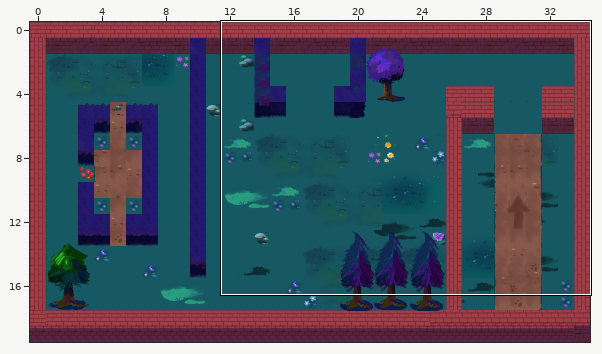
Level history. Tiled map: assets/maps/hard4.tmx. The first picture is a wide view before the edit; the outline marks the close-up.
Close-up. As it was:
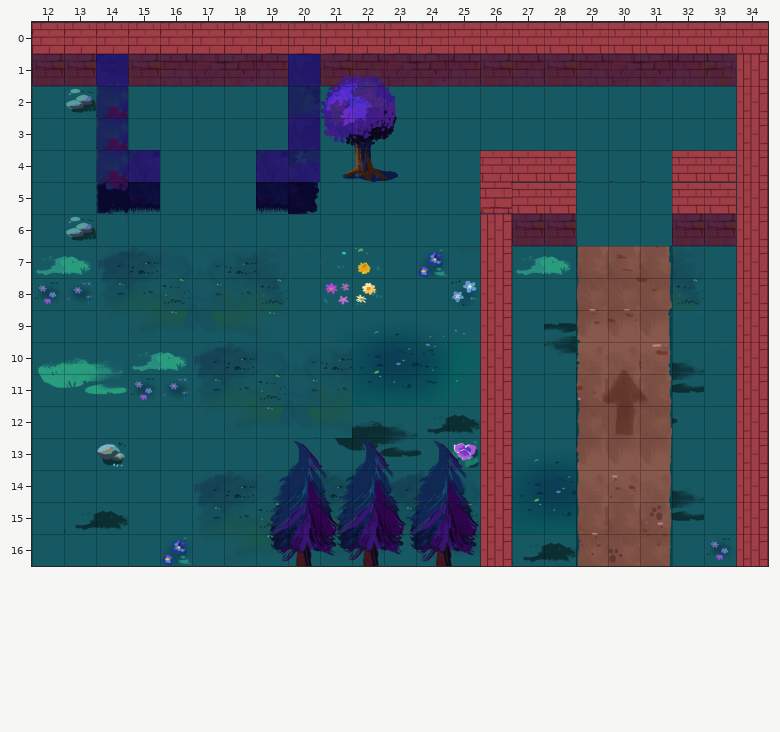
Cells are 128x128 px. Shown: x 12..34, y 0..16. The commit also changed other parts of the map, which this record leaves out.
New version:
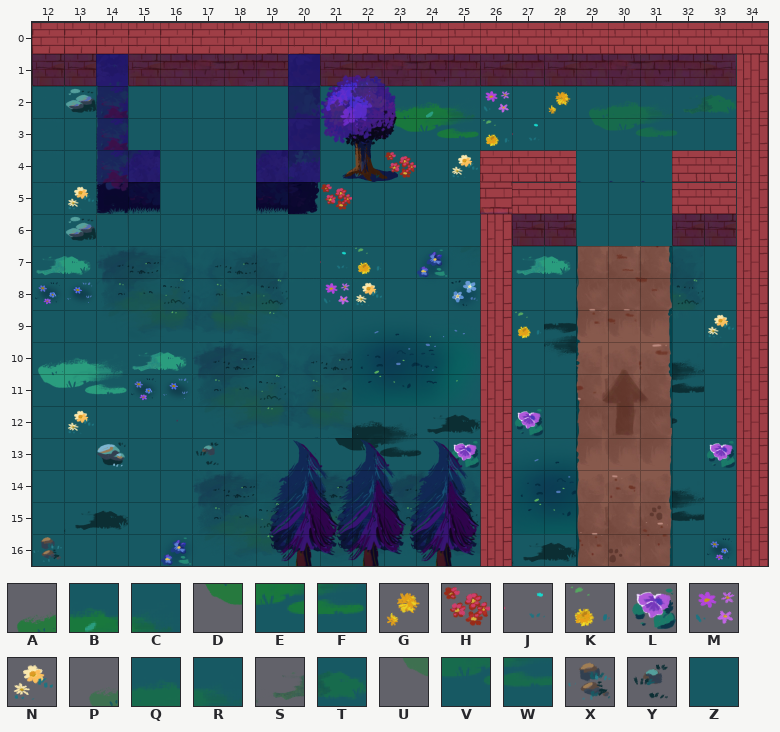
Key: from "decorations-2": A 0, B 1, C 2, D 12, E 13, F 14, G 44, H 53, J 54, K 55, L 58, M 66, N 67, P 76, Q 77, R 78, S 79, T 80, U 88, V 89, W 90, X 104, Y 117; from "path-1": Z 31.
_ is an empty cell.
See-through tiles are keyed as they look on the map.
Difference:
Layer "decoration":
y 2: x 23..26 ____ -> ABCM; x 28..33 ______ -> GPQRST
y 3: x 23..27 _____ -> DEFKJ; x 29..31 ___ -> UVW
y 4: x 23 _ -> H; x 25 _ -> N
y 5: x 13 _ -> N; x 21 _ -> H
y 9: x 27 _ -> K; x 33 _ -> N
y 12: x 13 Z -> N; x 27 _ -> L
y 13: x 17 _ -> Y; x 33 _ -> L
y 16: x 12 _ -> X
